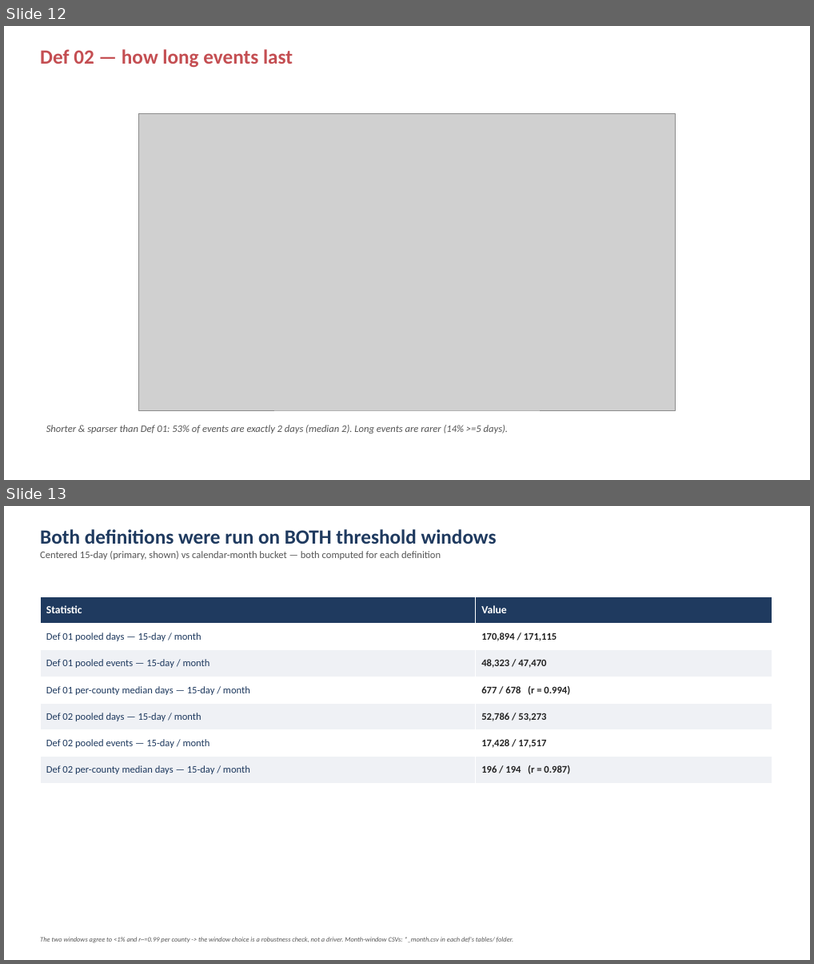
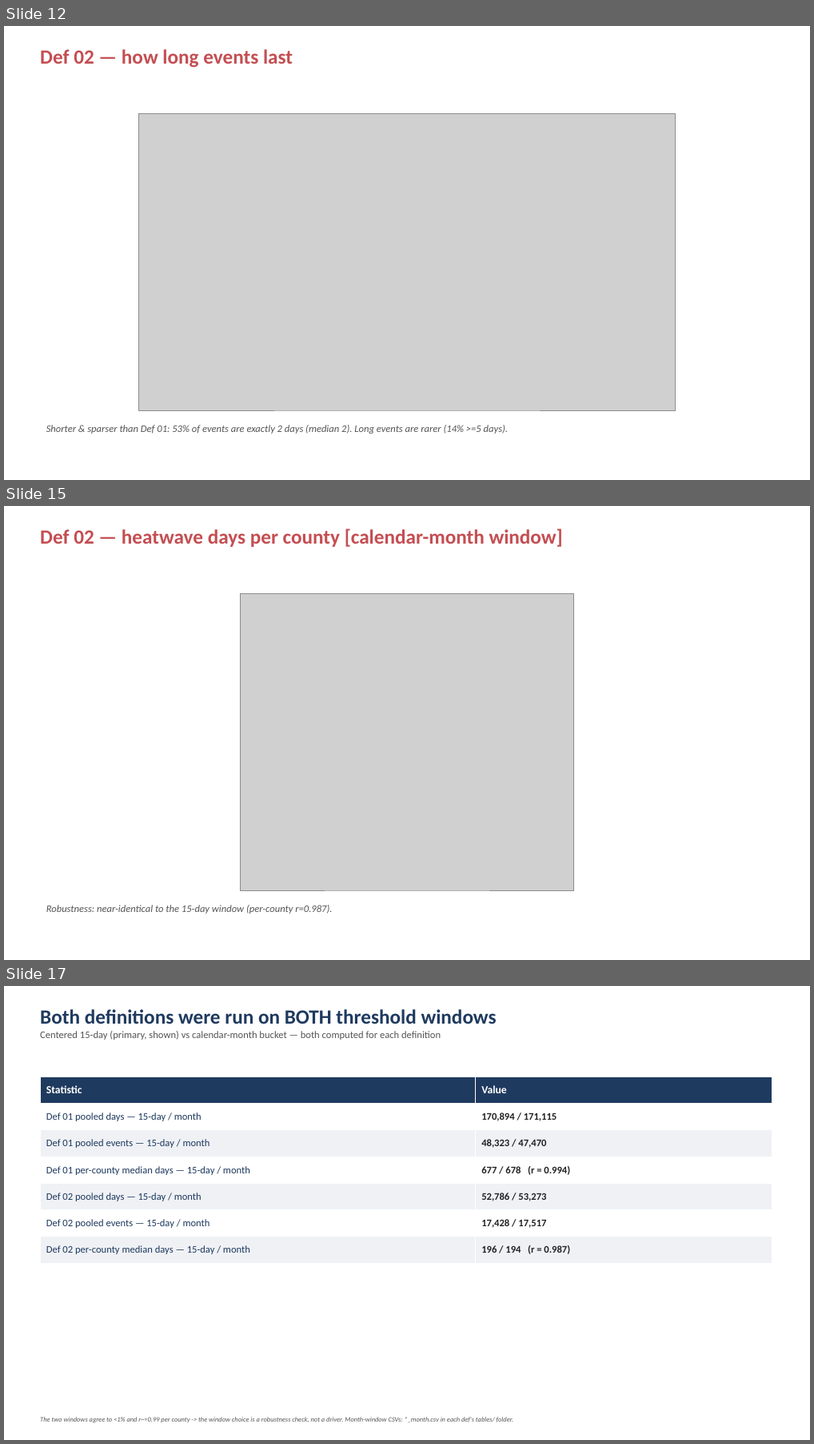
Before and after one commit to eaadeniyi/gulf_heatwave, a slide deck: reference/Heatwave_Results_Deck.pptx. Shown one above the other, each under a label of ours: slides 12 and 13 before the commit, slides 12, 15 and 17 after it; the slides between them are not shown. The pictures are 814x964 and 814x1444 pixels, drawn with LibreOffice and Linux fonts; fonts in the diff are those of the drawing; grey boxes stand for pictures. Boxes give left, top, right and bottom in pixels: in the first picture for what was removed or moved away, otherwise in the second. Text is boxed around its words. In the diff, an @@ line names an element or a change of style, - is before the commit and + after.

```diff
--- a/reference/Heatwave_Results_Deck.pptx
+++ b/reference/Heatwave_Results_Deck.pptx
@@ slide 15 added at [4,506,810,960], background #FFFFFF @@
@@ text added at [40,528,563,547], 24 pt, text #C44E52, bold @@
+Def 02 — heatwave days per county [calendar-month window]
@@ picture added at [241,594,574,890] @@
@@ text added at [46,904,332,913], 12 pt, text #555555, italic @@
+Robustness: near-identical to the 15-day window (per-county r=0.987).
@@ what was slide 13 is now slide 17 @@
```
Also in this commit, not shown: 3 other slides added, 13 other files.
